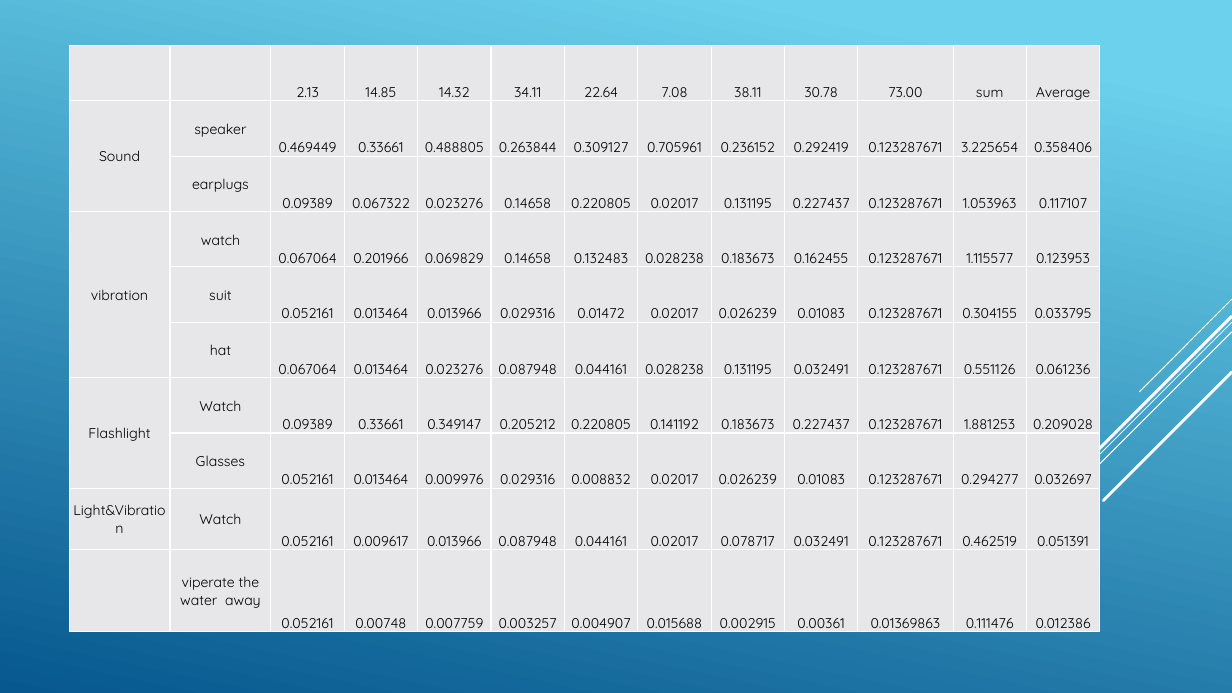
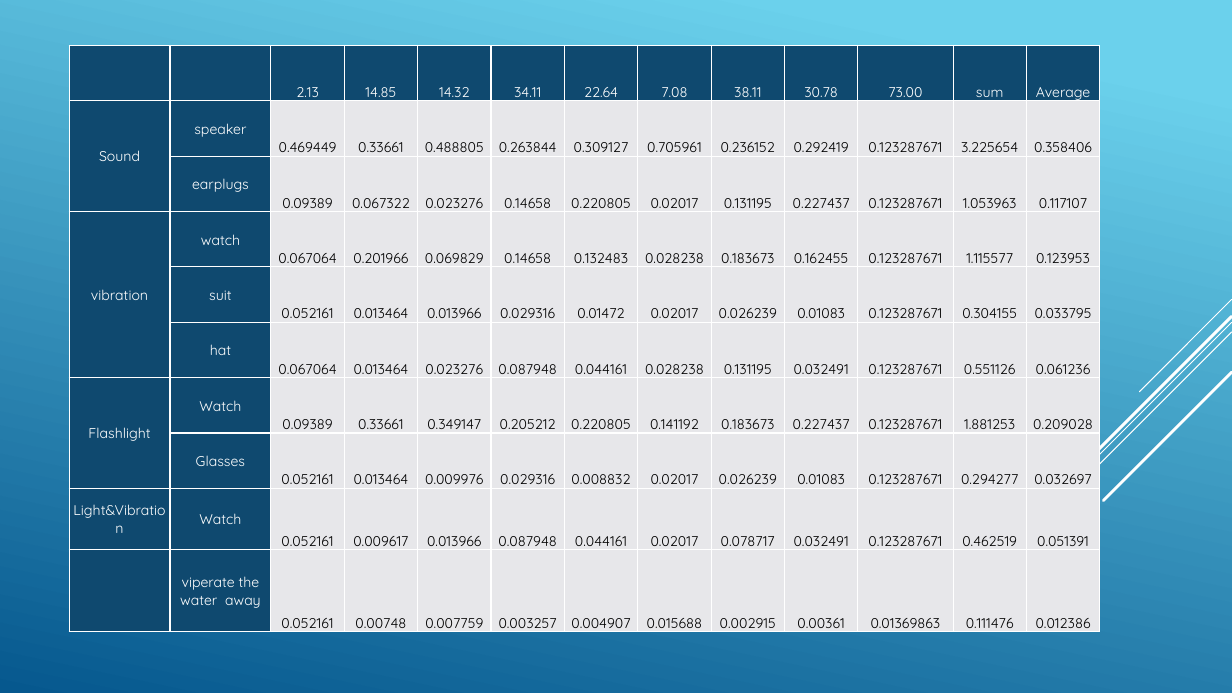
Before and after one commit to USNMasterEmSys2018/System-Engineering, a slide deck: slide 24 of S.A.V.E/Security Application Via Engineering.pptx (slide 22 before the commit). Drawn at 1232x693 pixels with LibreOffice and Linux fonts; fonts in the diff are those of the drawing. Boxes give left, top, right and bottom in pixels: in the first picture for what was removed or moved away, otherwise in the second. Text is boxed around its words. In the diff, an @@ line names an element or a change of style, - is before the commit and + after.

```diff
--- a/S.A.V.E/Security Application Via Engineering.pptx
+++ b/S.A.V.E/Security Application Via Engineering.pptx
@@ table at [69, 45, 1096, 637] @@
@@ fill #E7E8EA to #0F496F in 27 cells @@
@@ text colour #000000 to #FFFFFF in "2.13", "14.85", "14.32", "34.11" and 20 more places @@
```
Also in this commit, not shown: 2 other slides changed, 2 slides added.
